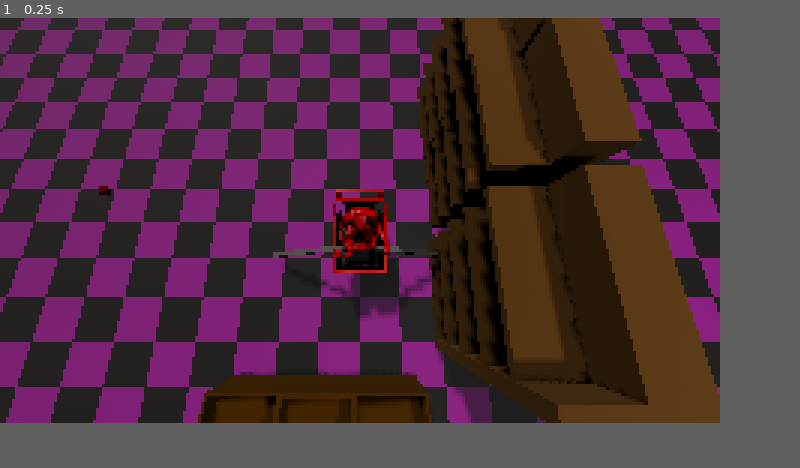
Above: before the commit, frame 1.
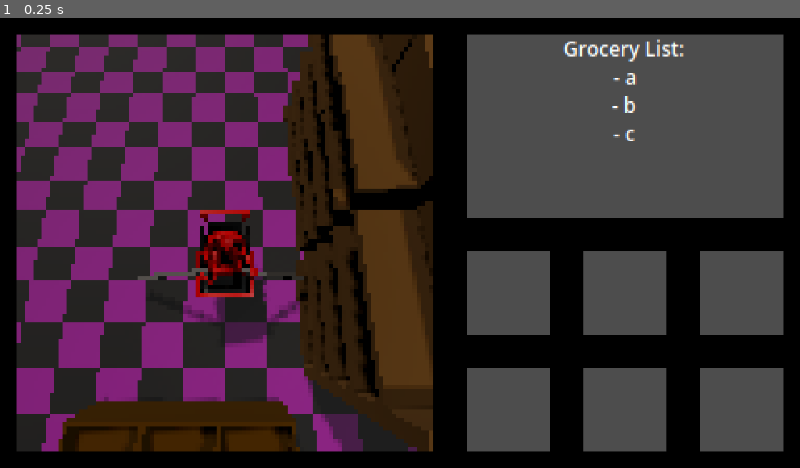
Above: after the commit, the same moment.

Repository: tm-nielsen/trolley-problem
Game: Godot game, scene res://scenes/root.tscn
Two runs of this game, one before a commit and one after it. Both use one fixed random seed, a clock stepped at 60 frames per second and the inputs below.
Inputs:
- Up to frame 1 (0.25 s): no input
In our replay, the window is 720x405 before the commit and 800x450 after it. These sizes can differ from the game's own. Grey fills any space a smaller window leaves; there, only what the larger window draws over its background counts as a difference.

The runs differ from the first frame. In frame 1, 75% of the frame differs, in the area x 0-98%, y 0-97%.

Commit message:
Blocked out ui view - adjusted ui project ui and window settings - added ui theme - sketched out ui layout in root scene

Diff:
--- a/project.godot
+++ b/project.godot
@@ -17,11 +17,16 @@
 
 [display]
 
-window/size/viewport_width=240
-window/size/viewport_height=135
+window/size/viewport_width=1920
+window/size/viewport_height=1080
 window/size/mode=4
 window/stretch/mode="viewport"
 window/size/mode.editor=0
+
+[gui]
+
+theme/custom="uid://djlb00u8ia5rr"
+theme/default_font_antialiasing=2
 
 [physics]
 
@@ -29,5 +34,6 @@
 
 [rendering]
 
+textures/canvas_textures/default_texture_filter=0
 renderer/rendering_method="gl_compatibility"
 renderer/rendering_method.mobile="gl_compatibility"
--- /dev/null
+++ b/resources/ui/theme.tres
@@ -0,0 +1,16 @@
+[gd_resource type="Theme" load_steps=2 format=3 uid="uid://djlb00u8ia5rr"]
+
+[sub_resource type="StyleBoxFlat" id="StyleBoxFlat_77ydo"]
+content_margin_left = 40.0
+content_margin_top = 40.0
+content_margin_right = 40.0
+content_margin_bottom = 40.0
+bg_color = Color(0, 0, 0, 1)
+anti_aliasing = false
+
+[resource]
+default_font_size = 12
+BoxContainer/constants/separation = 0
+GridContainer/constants/h_separation = 0
+GridContainer/constants/v_separation = 0
+PanelContainer/styles/panel = SubResource("StyleBoxFlat_77ydo")
--- a/scenes/root.tscn
+++ b/scenes/root.tscn
@@ -2,26 +2,152 @@
 
 [ext_resource type="PackedScene" uid="uid://c4qwrg2femdoj" path="res://scenes/movement_test.tscn" id="1_j5px3"]
 
-[node name="Root" type="Control"]
-layout_mode = 3
+[node name="Root" type="HBoxContainer"]
 anchors_preset = 15
 anchor_right = 1.0
 anchor_bottom = 1.0
 grow_horizontal = 2
 grow_vertical = 2
 
-[node name="Game Viewport Container" type="SubViewportContainer" parent="."]
-layout_mode = 1
+[node name="Game View" type="PanelContainer" parent="."]
+custom_minimum_size = Vector2(1080, 0)
+layout_mode = 2
+size_flags_horizontal = 3
+
+[node name="Viewport Container" type="SubViewportContainer" parent="Game View"]
+layout_mode = 2
+size_flags_horizontal = 3
+stretch = true
+stretch_shrink = 10
+
+[node name="Viewport" type="SubViewport" parent="Game View/Viewport Container"]
+handle_input_locally = false
+size = Vector2i(100, 100)
+render_target_update_mode = 4
+
+[node name="MovementTest" parent="Game View/Viewport Container/Viewport" instance=ExtResource("1_j5px3")]
+
+[node name="HUD" type="VBoxContainer" parent="."]
+layout_mode = 2
+size_flags_horizontal = 3
+
+[node name="Grocery List" type="PanelContainer" parent="HUD"]
+layout_mode = 2
+size_flags_vertical = 3
+
+[node name="Viewport Container" type="SubViewportContainer" parent="HUD/Grocery List"]
+layout_mode = 2
+stretch = true
+stretch_shrink = 4
+
+[node name="Viewport" type="SubViewport" parent="HUD/Grocery List/Viewport Container"]
+size = Vector2i(190, 110)
+
+[node name="RichTextLabel" type="RichTextLabel" parent="HUD/Grocery List/Viewport Container/Viewport"]
 anchors_preset = 15
 anchor_right = 1.0
 anchor_bottom = 1.0
 grow_horizontal = 2
 grow_vertical = 2
+text = "Grocery List:
+- a
+- b
+- c"
+scroll_active = false
+horizontal_alignment = 1
+
+[node name="Cameras" type="GridContainer" parent="HUD"]
+custom_minimum_size = Vector2(0, 560)
+layout_mode = 2
+size_flags_vertical = 3
+columns = 3
+
+[node name="Camera 1 View" type="PanelContainer" parent="HUD/Cameras"]
+layout_mode = 2
+size_flags_horizontal = 3
+size_flags_vertical = 3
+
+[node name="Viewport Container" type="SubViewportContainer" parent="HUD/Cameras/Camera 1 View"]
+layout_mode = 2
 stretch = true
+stretch_shrink = 2
 
-[node name="SubViewport" type="SubViewport" parent="Game Viewport Container"]
+[node name="Viewport" type="SubViewport" parent="HUD/Cameras/Camera 1 View/Viewport Container"]
 handle_input_locally = false
-size = Vector2i(240, 135)
+size = Vector2i(100, 100)
 render_target_update_mode = 4
 
-[node name="MovementTest" parent="Game Viewport Container/SubViewport" instance=ExtResource("1_j5px3")]
+[node name="Camera 2 View" type="PanelContainer" parent="HUD/Cameras"]
+layout_mode = 2
+size_flags_horizontal = 3
+size_flags_vertical = 3
+
+[node name="Viewport Container" type="SubViewportContainer" parent="HUD/Cameras/Camera 2 View"]
+layout_mode = 2
+stretch = true
+stretch_shrink = 2
+
+[node name="Viewport" type="SubViewport" parent="HUD/Cameras/Camera 2 View/Viewport Container"]
+handle_input_locally = false
+size = Vector2i(100, 100)
+render_target_update_mode = 4
+
+[node name="Camera 3 View" type="PanelContainer" parent="HUD/Cameras"]
+layout_mode = 2
+size_flags_horizontal = 3
+size_flags_vertical = 3
+
+[node name="Viewport Container" type="SubViewportContainer" parent="HUD/Cameras/Camera 3 View"]
+layout_mode = 2
+stretch = true
+stretch_shrink = 2
+
+[node name="Viewport" type="SubViewport" parent="HUD/Cameras/Camera 3 View/Viewport Container"]
+handle_input_locally = false
+size = Vector2i(100, 100)
+render_target_update_mode = 4
+
+[node name="Camera 4 View" type="PanelContainer" parent="HUD/Cameras"]
+layout_mode = 2
+size_flags_horizontal = 3
+size_flags_vertical = 3
+
+[node name="Viewport Container" type="SubViewportContainer" parent="HUD/Cameras/Camera 4 View"]
+layout_mode = 2
+stretch = true
+stretch_shrink = 2
+
+[node name="Viewport" type="SubViewport" parent="HUD/Cameras/Camera 4 View/Viewport Container"]
+handle_input_locally = false
+size = Vector2i(100, 100)
+render_target_update_mode = 4
+
+[node name="Camera 5 View" type="PanelContainer" parent="HUD/Cameras"]
+layout_mode = 2
+size_flags_horizontal = 3
+size_flags_vertical = 3
+
+[node name="Viewport Container" type="SubViewportContainer" parent="HUD/Cameras/Camera 5 View"]
+layout_mode = 2
+stretch = true
+stretch_shrink = 2
+
+[node name="Viewport" type="SubViewport" parent="HUD/Cameras/Camera 5 View/Viewport Container"]
+handle_input_locally = false
+size = Vector2i(100, 100)
+render_target_update_mode = 4
+
+[node name="Camera 6 View" type="PanelContainer" parent="HUD/Cameras"]
+layout_mode = 2
+size_flags_horizontal = 3
+size_flags_vertical = 3
+
+[node name="Viewport Container" type="SubViewportContainer" parent="HUD/Cameras/Camera 6 View"]
+layout_mode = 2
+stretch = true
+stretch_shrink = 2
+
+[node name="Viewport" type="SubViewport" parent="HUD/Cameras/Camera 6 View/Viewport Container"]
+handle_input_locally = false
+size = Vector2i(100, 100)
+render_target_update_mode = 4
